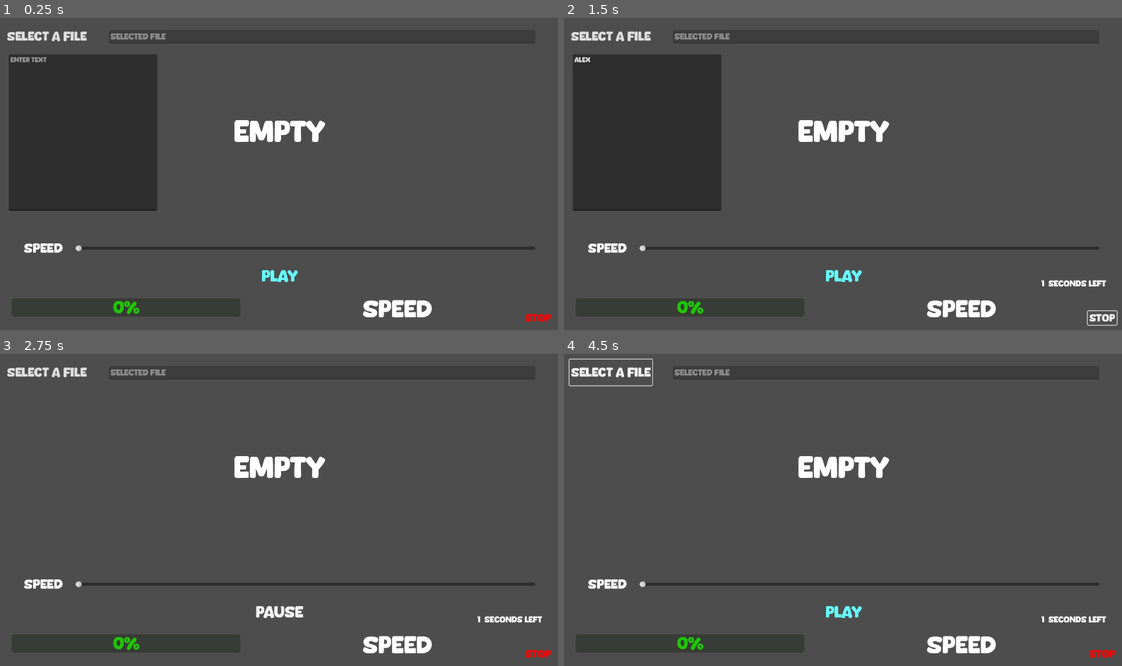
Above: before the commit, frames 1-4 (two rows, left to right).
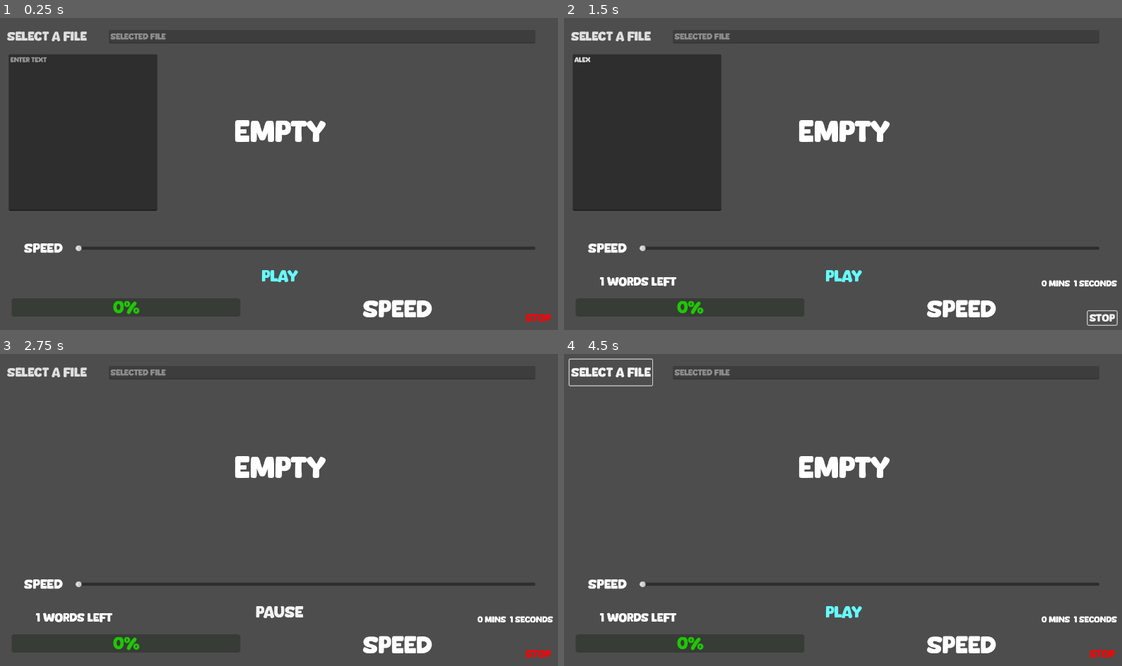
Above: after the commit, the same moments.

Repository: alhmoraansel/SpeedReadApp
Game: Godot game, scene res://new.tscn
Same seed, same stepped clock (60 frames per second), same inputs: the game is played once before the commit and once after it.
Inputs (mouse positions are in pixels of both pictures, inside the frame that each line leads up to):
- Up to frame 1 (0.25 s): no input
- Up to frame 2 (1.5 s): click (647, 133) at 0.52 s; type "Alex" at 0.6 s; click "stop" at 1.25 s
- Up to frame 3 (2.75 s): click "play" at 2 s
- Up to frame 4 (4.5 s): click "pause" at 2.75 s; click "play" at 3.5 s; click "select a file" at 4.25 s

The runs differ from the first frame. In frame 1, 0.2% of the frame differs, in the area x 42-59%, y 32-40%; in frame 2, 0.7%, in the area x 6-100%, y 32-87%; in frame 3, 0.7%; in frame 4, 0.7%.

Commit message:
fixed bugs

Diff:
--- a/new.gd
+++ b/new.gd
@@ -10,11 +10,11 @@
 @onready var texts = %texts
 @onready var progress_bar = %ProgressBar
 @onready var time_left = %timeLeft
-
-var is_playing := false
+@onready var timerupdatetimeleft = %timerupdatetimeleft
+@onready var wordcountlabel = %wordcountlabel
 
 var filePath
-var main_string = null
+var main_string :String
 var word_count=0.0
 var z:=0.0
 var string_to_print
@@ -23,7 +23,8 @@
 var timeLeft
 
 func _on_timer_timeout():
-	if string_to_print: label.text = string_to_print
+	if string_to_print:
+		label.text = string_to_print
 	progress_bar.value =progress
 	if main_string: next_word(main_string,z)
 	if z-1 == word_count:
@@ -32,12 +33,12 @@
 		pausebutton.visible = false
 		z=0
 		timer.stop()
-	updateTimeLeftIndicator()
 
 func next_word (text:String,index:int):
 	string_to_print = text.get_slice(" ",index)
 	z+=1
 	progress =  z/word_count *100
+	updateWordCount()
 
 func _on_h_slider_value_changed(value):
 	wordsperminte = 60/timer.wait_time
@@ -46,22 +47,40 @@
 	updateTimeLeftIndicator()
 
 func _on_file_dialog_file_selected(path):
+	texts.visible = true
 	filepathlabel.text = path
 	filePath = path
 	if filePath:
 		var file  = FileAccess.open(filePath,FileAccess.READ)
-		var text  =  file.get_as_text()
-		main_string = text
+		main_string  =  file.get_as_text()
 		texts.text = main_string
-		word_count = main_string.get_slice_count(" ")
-	updateTimeLeftIndicator()
+		format_string()
+		updateTimeLeftIndicator()
+		updateWordCount()
+	timerupdatetimeleft.start()
+
+func format_string():
+	if main_string.contains("\n"):
+		main_string =  main_string.replace("\n"," ")
+	if main_string.contains("\r"):
+		main_string =  main_string.replace("\r"," ")
+	if main_string.contains(","):
+		main_string = main_string.replace(","," ")
+	if main_string.contains("."):
+		main_string =  main_string.replace("."," ")
+	if main_string.contains(";"):
+		main_string =  main_string.replace(";"," ")
+	word_count = main_string.get_slice_count(" ")
 
 func _on_pausebutton_button_down():
 	resumebutton.visible = true
 	pausebutton.visible = false
+	texts.visible = true
 	timer.paused = true
+	timerupdatetimeleft.stop()
 
 func _on_resumebutton_button_down():
+	format_string()
 	if main_string == null:
 		file_dialog.popup()
 	pausebutton.visible = true
@@ -69,14 +88,17 @@
 	texts.visible = false
 	timer.paused = false
 	timer.start()
+	timerupdatetimeleft.start()
 
 func _on_stopbutton_button_down():
 	progress = 0.0
+	z=0
 	texts.visible = true
 	resumebutton.visible = true
 	pausebutton.visible = false
-	z=0
 	timer.stop()
+	timerupdatetimeleft.stop()
+	updateWordCount()
 
 func _on_startbutton_button_down():
 	resumebutton.visible = true
@@ -85,17 +107,20 @@
 	z=0
 	file_dialog.popup()
 
+func _on_texts_text_changed():
+	if texts.visible:
+		main_string=texts.text
+		word_count = main_string.get_slice_count(" ")
+		updateTimeLeftIndicator()
+
 func updateTimeLeftIndicator():
 	if word_count:
 		timeLeft = (word_count-z)/wordsperminte
-		if timeLeft < 1.0:
-			timeLeft*=60
-			time_left.text = str(snapped(timeLeft,1))+"  seconds Left"
-		else:
-			time_left.text = str(snapped(timeLeft,0.1))+"  mins Left"
+		time_left.text =str(int(timeLeft)) +" mins  " + str(snapped((timeLeft - int(timeLeft))*60,1))+" seconds"
 
-func _on_texts_text_changed():
+func updateWordCount():
+	if word_count:
+		wordcountlabel.text = str(word_count - z)+" words left"
+
+func _on_time_left_timeout():
 	updateTimeLeftIndicator()
-	if texts.visible:
-		main_string=texts.text
-		word_count = main_string.get_slice_count(" ")
--- a/new.tscn
+++ b/new.tscn
@@ -1,9 +1,12 @@
-[gd_scene load_steps=14 format=3 uid="uid://ckaddews3bkl3"]
+[gd_scene load_steps=15 format=3 uid="uid://ckaddews3bkl3"]
 
 [ext_resource type="Theme" uid="uid://dykjorj4xdlsh" path="res://new_theme.tres" id="1_icol1"]
 [ext_resource type="Script" path="res://new.gd" id="1_lb4lv"]
 [ext_resource type="LabelSettings" uid="uid://bfcs48dy18c2f" path="res://label_settings.tres" id="3_v2whk"]
 [ext_resource type="FontFile" uid="uid://dhco02f4qstgy" path="res://Stopbuck.ttf" id="4_m30ds"]
+
+[sub_resource type="LabelSettings" id="LabelSettings_chjea"]
+font_size = 28
 
 [sub_resource type="Theme" id="Theme_2p44k"]
 default_font = ExtResource("4_m30ds")
@@ -73,11 +76,11 @@
 
 [node name="Label" type="Label" parent="MarginContainer2/CenterContainer"]
 unique_name_in_owner = true
-custom_minimum_size = Vector2(850, 400)
+custom_minimum_size = Vector2(1020, 350)
 layout_mode = 2
 size_flags_horizontal = 4
 theme = ExtResource("1_icol1")
-text = "empty"
+text = "EMPTY"
 label_settings = ExtResource("3_v2whk")
 horizontal_alignment = 1
 vertical_alignment = 1
@@ -98,9 +101,23 @@
 grow_horizontal = 2
 theme = ExtResource("1_icol1")
 placeholder_text = "ENTER TEXT"
-wrap_mode = 1
-scroll_smooth = true
 caret_blink = true
+
+[node name="wordcountlabel" type="Label" parent="."]
+unique_name_in_owner = true
+layout_mode = 1
+anchors_preset = 2
+anchor_top = 1.0
+anchor_bottom = 1.0
+offset_left = 37.0
+offset_top = -145.0
+offset_right = 335.0
+offset_bottom = -95.0
+grow_vertical = 0
+theme = ExtResource("1_icol1")
+label_settings = SubResource("LabelSettings_chjea")
+horizontal_alignment = 1
+vertical_alignment = 1
 
 [node name="startbutton" type="Button" parent="."]
 layout_mode = 1
@@ -273,6 +290,9 @@
 theme = SubResource("Theme_m2jgv")
 label_settings = SubResource("LabelSettings_n71t2")
 
+[node name="timerupdatetimeleft" type="Timer" parent="."]
+unique_name_in_owner = true
+
 [connection signal="timeout" from="Timer" to="." method="_on_timer_timeout"]
 [connection signal="text_changed" from="texts" to="." method="_on_texts_text_changed"]
 [connection signal="button_down" from="startbutton" to="." method="_on_startbutton_button_down"]
@@ -281,3 +301,4 @@
 [connection signal="button_down" from="MarginContainer/VBoxContainer/center container/pausebutton" to="." method="_on_pausebutton_button_down"]
 [connection signal="button_down" from="stopbutton" to="." method="_on_stopbutton_button_down"]
 [connection signal="file_selected" from="FileDialog" to="." method="_on_file_dialog_file_selected"]
+[connection signal="timeout" from="timerupdatetimeleft" to="." method="_on_time_left_timeout"]
--- a/project.godot
+++ b/project.godot
@@ -23,6 +23,7 @@
 window/subwindows/embed_subwindows=false
 window/stretch/mode="viewport"
 window/stretch/aspect="expand"
+window/handheld/orientation=1
 
 [rendering]
 
Not shown, changed: builds/android/speedread.apk
Not shown, changed: builds/android/speedread.apk.idsig
Not shown, changed: builds/windows/speedread.pck
